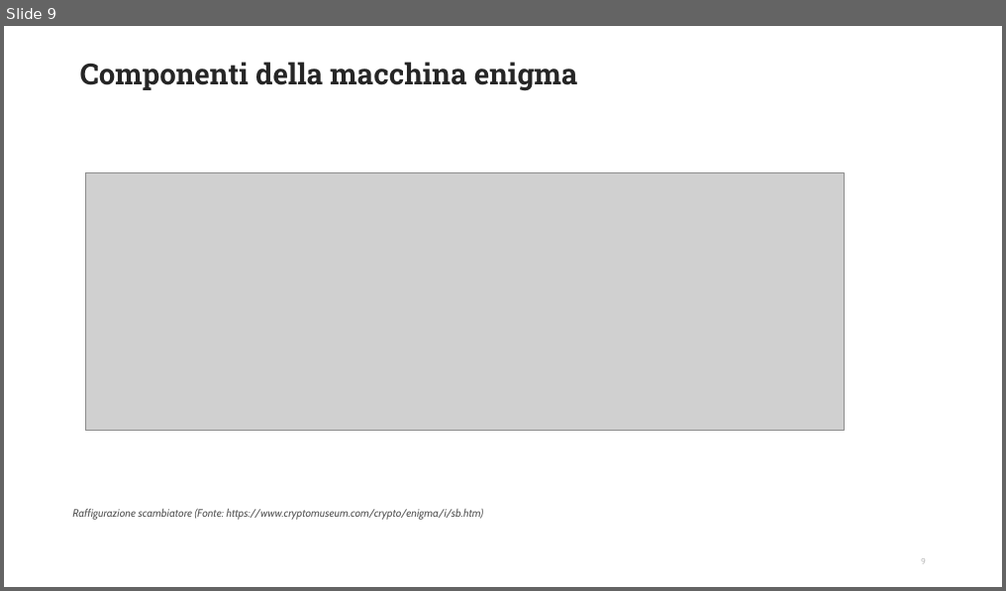
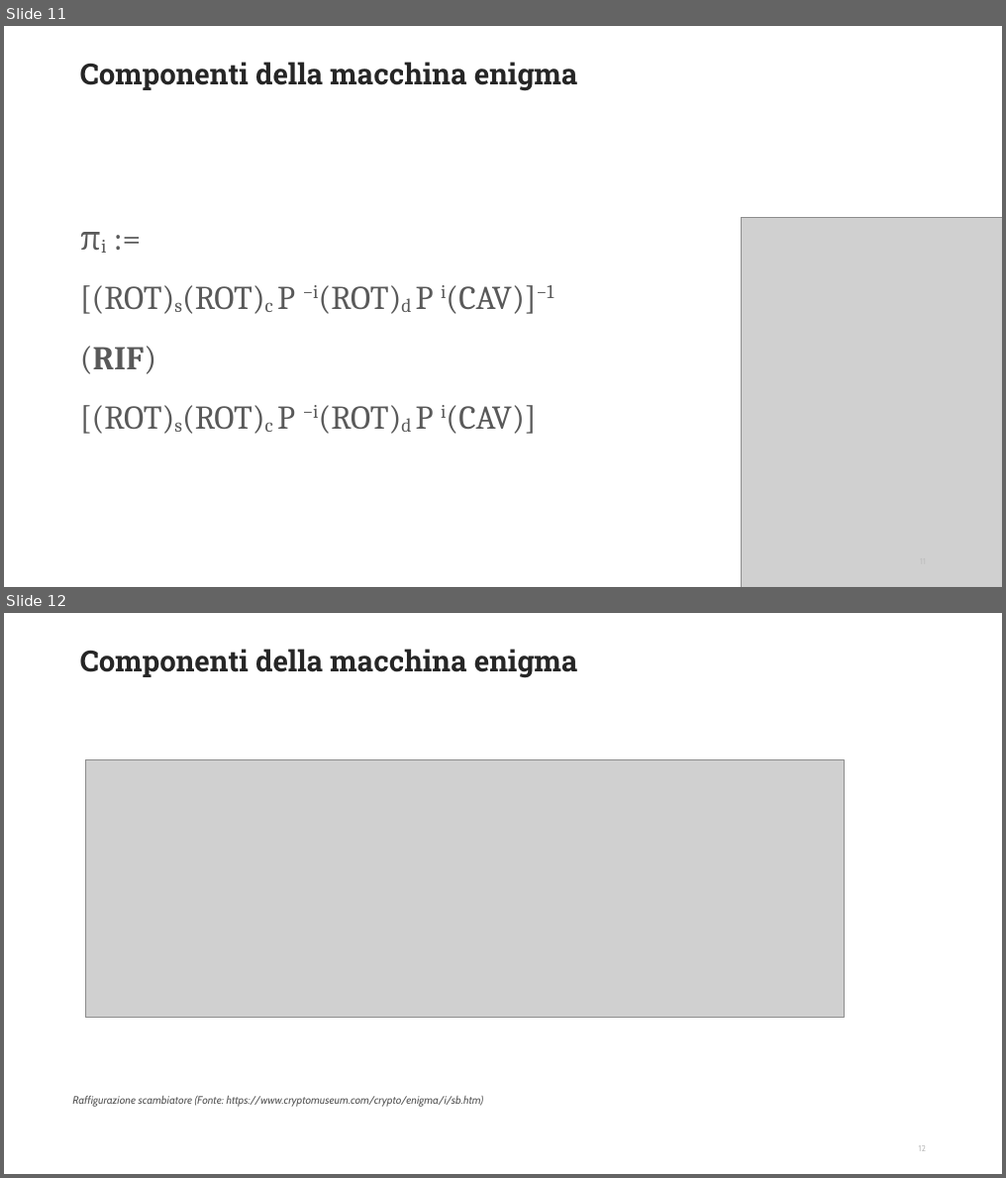
Before and after one commit to DanieleFerretti03/tesi-enigma, a slide deck: presentazione.odp. Shown one above the other, each under a label of ours: slide 9 before the commit, slides 11 and 12 after it. The pictures are 1006x591 and 1006x1178 pixels, drawn with LibreOffice and Linux fonts; fonts in the diff are those of the drawing; grey boxes stand for pictures; background and template pictures are left out. Boxes give left, top, right and bottom in pixels: in the first picture for what was removed or moved away, otherwise in the second. Text is boxed around its words. In the diff, an @@ line names an element or a change of style, - is before the commit and + after.

```diff
--- a/presentazione.odp
+++ b/presentazione.odp
@@ slide 11 added at (x1=4, y1=26, x2=1002, y2=587), background #FFFFFF @@
@@ title added at (x1=80, y1=62, x2=578, y2=91), 28 pt, text #262626, bold @@
+Componenti della macchina enigma
@@ picture added at (x1=741, y1=218, x2=1002, y2=587) @@
@@ text added at (x1=80, y1=285, x2=554, y2=434), 32 pt, text #595959 @@
+πi :=
+[(ROT)s(ROT)c P −i(ROT)d P i(CAV)]−1
+(RIF)
+[(ROT)s(ROT)c P −i(ROT)d P i(CAV)]
@@ page number added at (x1=709, y1=547, x2=934, y2=576), 8.2 pt, text #BFBFBF @@
+11
@@ what was slide 9 is now slide 12 @@
@@ page number at (x1=919, y1=1146, x2=927, y2=1152): text changed @@
-9
+12
```
Also in this commit, not shown: 1 slide changed, 3 other slides added, 2 other files.
